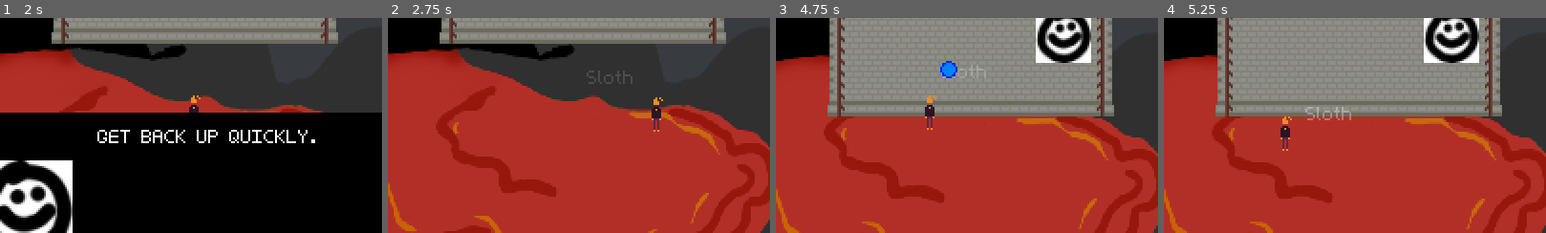
Above: before the commit, frames 1-4 (left to right).
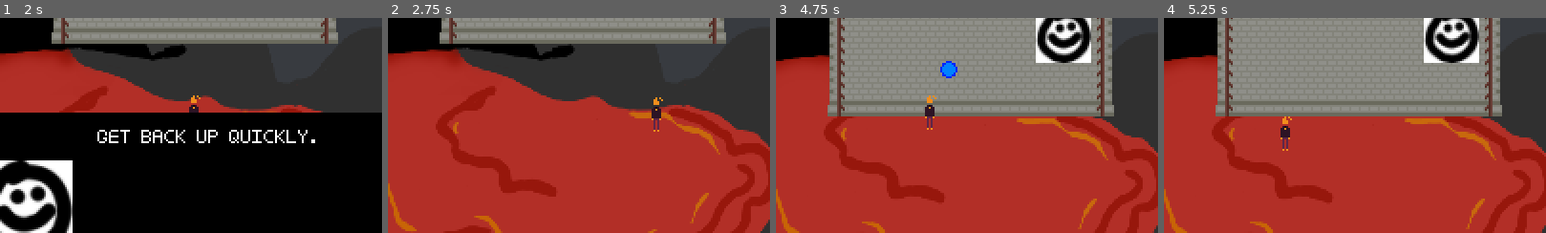
Above: after the commit, the same moments.

Repository: RegularSalamander/burnt-out-seven-sins
Game: Godot game, scene res://Scenes/Game.tscn
The game is run twice, just before and just after one commit, with the same random seed, the same clock (stepped at 60 frames per second) and the same inputs.
Inputs:
- Up to frame 1 (2 s): tap Enter (ui_accept) at 0.5 s; hold Right (right) 0.53-1.28 s; tap Space (jump) at 0.77, 1.52 s; hold Down (ui_down) from 1.28 s (still down)
- Up to frame 2 (2.75 s): tap Enter (ui_accept) at 2 s; release Down (ui_down) at 2.03 s; hold Right (right) from 2.03 s (still down)
- Up to frame 3 (4.75 s): release Right (right) at 2.78 s; hold Up (ui_up) 2.78-3.53 s; tap Space (jump) at 3.02, 3.77, 4.52 s; hold Left (left) from 3.53 s (still down)
- Up to frame 4 (5.25 s): release Left (left) at 5.03 s; hold Down (ui_down) from 5.03 s (still down)
The pictures show only the part of the screen within x 24-74%, y 28-78%; the shares and areas given below are measured in that part.

Frame 1 is identical in both runs. In frame 2, 0.2% of the frame differs, in the area x 52-64%, y 24-31%; in frame 3, 0.2%; in frame 4, 0.2%.

Commit message:
start at level 0

Diff:
--- a/Scripts/WorldGen.gd
+++ b/Scripts/WorldGen.gd
@@ -11,8 +11,8 @@
 var screen_border
 var enemy_data
 
-var level = 2 #starts at 0, goes to 7
-var player_level = 2 #the level the player is actually in
+var level = 0 #starts at 0, goes to 7
+var player_level = 0 #the level the player is actually in
 var progress = 0 #progress through the level
 var difficulty = 1
 #0 is saint (easy),
